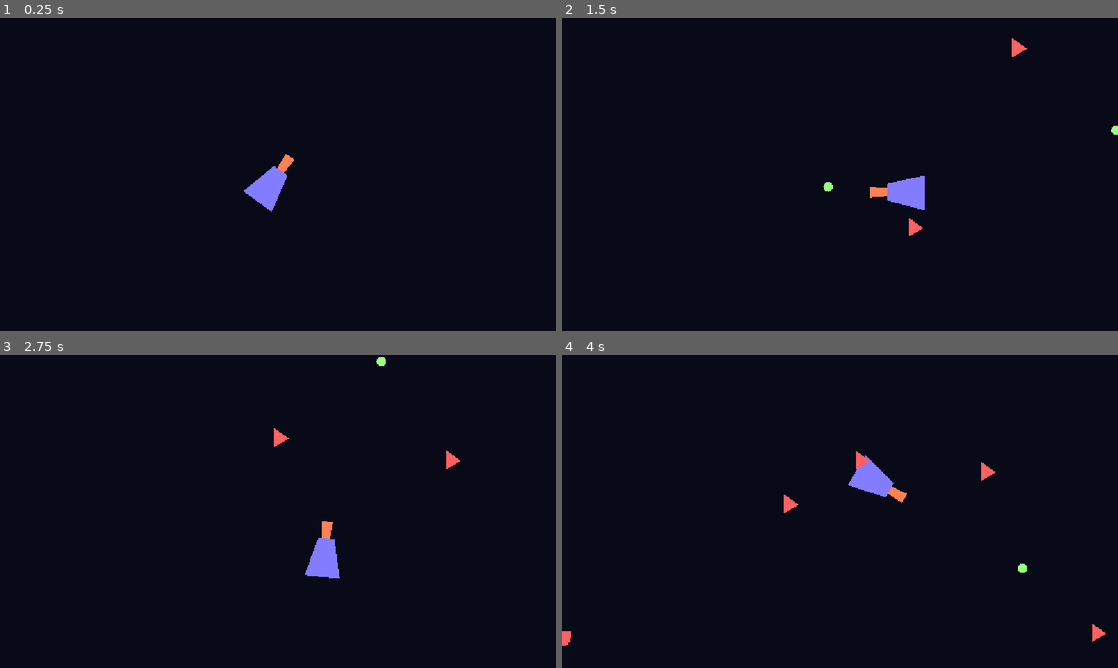
Above: before the commit, frames 1-4 (two rows, left to right).
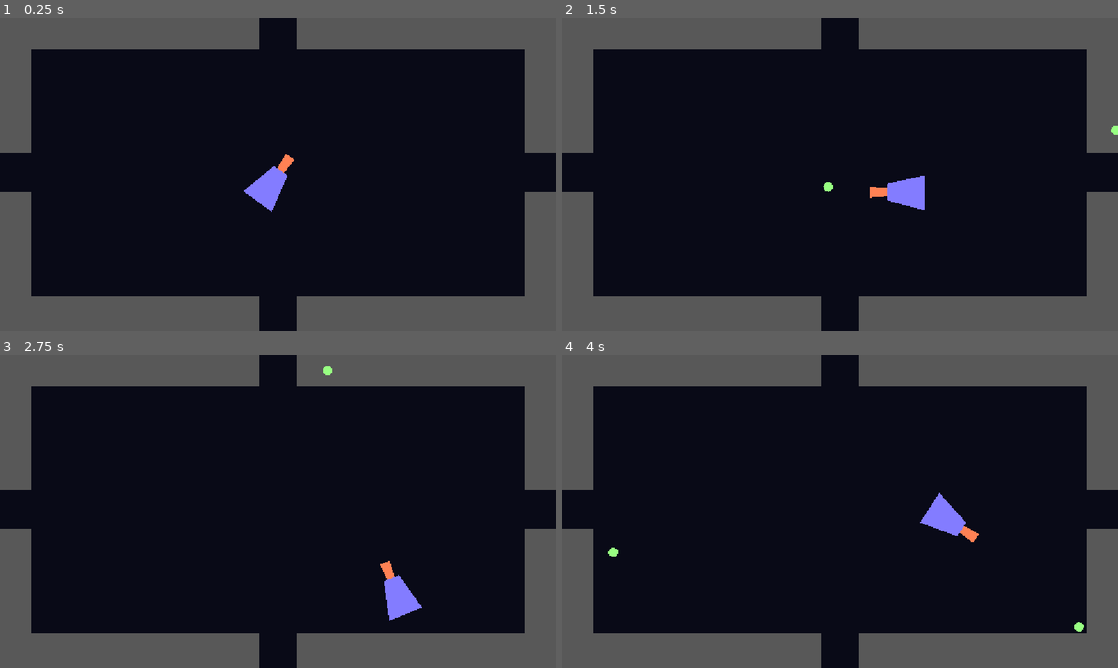
Above: after the commit, the same moments.

Repository: juansfierro/valentine-game-jam
Game: Godot game, scene res://scenes/game.tscn
Same seed, same stepped clock (60 frames per second), same inputs: the game is played once before the commit and once after it.
Inputs (mouse positions are in pixels of both pictures, inside the frame that each line leads up to):
- Up to frame 1 (0.25 s): no input
- Up to frame 2 (1.5 s): tap Enter at 0.5 s; move the mouse to (962, 158) at 0.52 s; hold D (right) 0.53-1.28 s; tap Space (shoot) at 0.6, 1.35 s; move the mouse to (728, 190) at 1.27 s; hold S (down) from 1.28 s (still down)
- Up to frame 3 (2.75 s): move the mouse to (333, 442) at 2.02 s; release S (down) at 2.03 s; hold D (right) from 2.03 s (still down); tap Space (shoot) at 2.1 s
- Up to frame 4 (4 s): move the mouse to (812, 574) at 2.77 s; release D (right) at 2.78 s; hold W (up) 2.78-3.53 s; tap Space (shoot) at 2.85, 3.6 s; move the mouse to (1006, 558) at 3.52 s; hold A (left) from 3.53 s (still down)

The runs differ from the first frame. In frame 1, 27% of the frame differs, in the area x 0-100%, y 0-100%; in frame 2, 27%; in frame 3, 29%; in frame 4, 29%.

Commit message:
Created room scene to add room transitions.

Diff:
--- a/project.godot
+++ b/project.godot
@@ -14,7 +14,7 @@
 
 [application]
 
-config/name="Top-Down Shooter"
+config/name="valentine-game-jam"
 run/main_scene="res://scenes/game.tscn"
 config/features=PackedStringArray("4.6", "Mobile")
 run/max_fps=144
--- /dev/null
+++ b/scenes/door.tscn
@@ -0,0 +1,5 @@
+[gd_scene format=3 uid="uid://f43dpnooicpm"]
+
+[node name="door" type="Area2D" unique_id=866548211]
+
+[node name="Marker2D" type="Marker2D" parent="." unique_id=728285033]
--- a/scenes/game.tscn
+++ b/scenes/game.tscn
@@ -2,24 +2,13 @@
 
 [ext_resource type="PackedScene" uid="uid://cwu3x5ciplkqh" path="res://scenes/player.tscn" id="1_wg05u"]
 [ext_resource type="Script" uid="uid://7pgxensf4ftc" path="res://scripts/game.gd" id="1_xrg4b"]
+[ext_resource type="PackedScene" uid="uid://2575ak0tme15" path="res://scenes/room.tscn" id="3_lnu2h"]
 
 [sub_resource type="Environment" id="Environment_amyqu"]
 background_mode = 3
 glow_enabled = true
 glow_blend_mode = 0
 glow_hdr_threshold = 0.77
-
-[sub_resource type="WorldBoundaryShape2D" id="WorldBoundaryShape2D_lonrp"]
-normal = Vector2(0, 1)
-
-[sub_resource type="WorldBoundaryShape2D" id="WorldBoundaryShape2D_yc7s2"]
-normal = Vector2(1, 0)
-
-[sub_resource type="WorldBoundaryShape2D" id="WorldBoundaryShape2D_j7b27"]
-normal = Vector2(-1, 0)
-
-[sub_resource type="WorldBoundaryShape2D" id="WorldBoundaryShape2D_iddry"]
-distance = -648.0
 
 [node name="Game" type="Node2D" unique_id=1533908711]
 script = ExtResource("1_xrg4b")
@@ -30,23 +19,16 @@
 [node name="Player" parent="." unique_id=2011689584 instance=ExtResource("1_wg05u")]
 position = Vector2(563, 342)
 
-[node name="Walls" type="StaticBody2D" parent="." unique_id=2108238989]
-
-[node name="Top" type="CollisionShape2D" parent="Walls" unique_id=974507553]
-shape = SubResource("WorldBoundaryShape2D_lonrp")
-
-[node name="Left" type="CollisionShape2D" parent="Walls" unique_id=75893480]
-shape = SubResource("WorldBoundaryShape2D_yc7s2")
-
-[node name="Right" type="CollisionShape2D" parent="Walls" unique_id=1881692030]
-position = Vector2(1151, 1)
-shape = SubResource("WorldBoundaryShape2D_j7b27")
-
-[node name="Bottom" type="CollisionShape2D" parent="Walls" unique_id=648122802]
-shape = SubResource("WorldBoundaryShape2D_iddry")
-
 [node name="Timer" type="Timer" parent="." unique_id=1663785519]
 wait_time = 0.5
 autostart = true
 
+[node name="room" parent="." unique_id=1061179097 instance=ExtResource("3_lnu2h")]
+
+[node name="room2" parent="." unique_id=1770513267 instance=ExtResource("3_lnu2h")]
+position = Vector2(1216, 0)
+
+[node name="room3" parent="." unique_id=1281480808 instance=ExtResource("3_lnu2h")]
+position = Vector2(0, -712)
+
 [connection signal="timeout" from="Timer" to="." method="_on_timer_timeout"]
--- /dev/null
+++ b/scenes/room.tscn
@@ -0,0 +1,136 @@
+[gd_scene format=3 uid="uid://2575ak0tme15"]
+
+[ext_resource type="PackedScene" uid="uid://f43dpnooicpm" path="res://scenes/door.tscn" id="1_36trf"]
+
+[sub_resource type="RectangleShape2D" id="RectangleShape2D_f1tnb"]
+size = Vector2(1024, 512)
+
+[sub_resource type="RectangleShape2D" id="RectangleShape2D_ffxv4"]
+size = Vector2(80, 48)
+
+[sub_resource type="RectangleShape2D" id="RectangleShape2D_85yof"]
+size = Vector2(80, 56)
+
+[sub_resource type="RectangleShape2D" id="RectangleShape2D_14vil"]
+size = Vector2(48, 80)
+
+[sub_resource type="RectangleShape2D" id="RectangleShape2D_jxe34"]
+size = Vector2(48, 80)
+
+[node name="room" type="Node2D" unique_id=1061179097]
+
+[node name="player_detector" type="Area2D" parent="." unique_id=1203455891]
+
+[node name="CollisionShape2D" type="CollisionShape2D" parent="player_detector" unique_id=1770700518]
+position = Vector2(576, 320)
+shape = SubResource("RectangleShape2D_f1tnb")
+
+[node name="walls" type="Area2D" parent="." unique_id=2062781458]
+
+[node name="top_left" type="CollisionPolygon2D" parent="walls" unique_id=397945751]
+polygon = PackedVector2Array(0, 0, 64, 64, 536, 64, 536, 0)
+
+[node name="Polygon2D" type="Polygon2D" parent="walls/top_left" unique_id=1724302987]
+color = Color(0.34781694, 0.34781697, 0.3478169, 1)
+polygon = PackedVector2Array(0, 0, 64, 64, 536, 64, 536, 0)
+
+[node name="leftside_top" type="CollisionPolygon2D" parent="walls" unique_id=1911100212]
+position = Vector2(-1.9073486e-06, 0.59999084)
+scale = Vector2(0.99999994, 1.0078125)
+polygon = PackedVector2Array(1.9073489e-06, 277.23413, 64.00001, 277.23413, 64.00001, 62.90854, 1.9073489e-06, -0.5953398)
+
+[node name="Polygon2D" type="Polygon2D" parent="walls/leftside_top" unique_id=1944739751]
+position = Vector2(1.9073489e-06, -0.5953398)
+scale = Vector2(1.0000001, 0.9922481)
+color = Color(0.34781694, 0.34781697, 0.3478169, 1)
+polygon = PackedVector2Array(0, 0, 64, 64, 64, 280, 0, 280)
+
+[node name="leftside_bottom" type="CollisionPolygon2D" parent="walls" unique_id=947851410]
+position = Vector2(0, 352)
+scale = Vector2(0.99999994, 1.0078125)
+polygon = PackedVector2Array(0, 293.70547, 64.00001, 222.26358, 64.00001, 7.9379883, 0, 7.9379883)
+
+[node name="Polygon2D" type="Polygon2D" parent="walls/leftside_bottom" unique_id=1513472675]
+position = Vector2(0, -349.27133)
+scale = Vector2(1.0000001, 0.9922481)
+color = Color(0.34781694, 0.34781697, 0.3478169, 1)
+polygon = PackedVector2Array(0, 648, 64, 576, 64, 360, 0, 360)
+
+[node name="rightside_top" type="CollisionPolygon2D" parent="walls" unique_id=799628074]
+position = Vector2(1088, 0)
+scale = Vector2(0.99999994, 1.0078125)
+polygon = PackedVector2Array(1.9073489e-06, 277.23413, 64.00001, 277.23413, 64, 0, 0, 63.50388)
+
+[node name="Polygon2D" type="Polygon2D" parent="walls/rightside_top" unique_id=1413123290]
+position = Vector2(0, -79.37985)
+scale = Vector2(1.0000001, 0.9922481)
+color = Color(0.34781694, 0.34781697, 0.3478169, 1)
+polygon = PackedVector2Array(0, 144, 64, 80.00001, 64, 360, 0, 360)
+
+[node name="rightside_bottom" type="CollisionPolygon2D" parent="walls" unique_id=137741556]
+position = Vector2(1088, 352.00003)
+scale = Vector2(0.99999994, 1.0078125)
+polygon = PackedVector2Array(0, 222.26355, 64, 293.70544, 64.00001, 7.9379883, 0, 7.9379883)
+
+[node name="Polygon2D" type="Polygon2D" parent="walls/rightside_bottom" unique_id=766779896]
+position = Vector2(0, -428.6512)
+scale = Vector2(1.0000001, 0.9922481)
+color = Color(0.34781694, 0.34781697, 0.3478169, 1)
+polygon = PackedVector2Array(0, 656, 64, 728, 64, 440.00003, 0, 440.00003)
+
+[node name="top_right" type="CollisionPolygon2D" parent="walls" unique_id=1584379158]
+position = Vector2(615.85, -1.9073486e-06)
+scale = Vector2(0.9990672, 0.99999994)
+polygon = PackedVector2Array(0, 0, 0.15014648, 64.00001, 472.59088, 64.00001, 536, 0)
+
+[node name="Polygon2D" type="Polygon2D" parent="walls/top_right" unique_id=908546021]
+position = Vector2(0.15014648, -440.00003)
+scale = Vector2(1.0009336, 1.0000001)
+color = Color(0.34781694, 0.34781697, 0.3478169, 1)
+polygon = PackedVector2Array(0, 504, 472.00006, 504, 536.00006, 440, 0, 440.00003)
+
+[node name="bottom_left" type="CollisionPolygon2D" parent="walls" unique_id=1256324450]
+position = Vector2(0.80000305, 579.2)
+polygon = PackedVector2Array(63.199997, -3.2000122, -0.80000305, 68.79999, 535.2, 68.79999, 535.2, -3.2000122)
+
+[node name="Polygon2D" type="Polygon2D" parent="walls/bottom_left" unique_id=590595952]
+position = Vector2(-0.7999878, -443.2)
+scale = Vector2(0.99999994, 1)
+color = Color(0.34781694, 0.34781697, 0.3478169, 1)
+polygon = PackedVector2Array(-1.525879e-05, 512, 536.00006, 512, 536.00006, 440, 63.999992, 440)
+
+[node name="bottom_right" type="CollisionPolygon2D" parent="walls" unique_id=1844644392]
+position = Vector2(616.64996, 579.2)
+scale = Vector2(0.9990672, 0.99999994)
+polygon = PackedVector2Array(-0.65057373, -3.2000122, -0.65057373, 68.79999, 535.84985, 68.79999, 471.79016, -3.2000122)
+
+[node name="Polygon2D" type="Polygon2D" parent="walls/bottom_right" unique_id=2031869127]
+position = Vector2(-617.2257, -443.20007)
+scale = Vector2(1.0009335, 1.0000001)
+color = Color(0.34781694, 0.34781697, 0.3478169, 1)
+polygon = PackedVector2Array(1152.0002, 512, 616.0001, 512, 616.0001, 440.00003, 1088.0002, 440.00003)
+
+[node name="door_top" parent="." unique_id=866548211 instance=ExtResource("1_36trf")]
+
+[node name="CollisionShape2D" type="CollisionShape2D" parent="door_top" unique_id=2124573262]
+position = Vector2(576, 24)
+shape = SubResource("RectangleShape2D_ffxv4")
+
+[node name="door_bottom" parent="." unique_id=1424390965 instance=ExtResource("1_36trf")]
+position = Vector2(576, 616)
+
+[node name="CollisionShape2D" type="CollisionShape2D" parent="door_bottom" unique_id=1638794214]
+position = Vector2(0, 4)
+shape = SubResource("RectangleShape2D_85yof")
+
+[node name="door_left" parent="." unique_id=1685792906 instance=ExtResource("1_36trf")]
+position = Vector2(24, 320)
+
+[node name="CollisionShape2D" type="CollisionShape2D" parent="door_left" unique_id=1648907614]
+shape = SubResource("RectangleShape2D_14vil")
+
+[node name="door_right" parent="." unique_id=942738038 instance=ExtResource("1_36trf")]
+position = Vector2(1128, 320)
+
+[node name="CollisionShape2D" type="CollisionShape2D" parent="door_right" unique_id=353422553]
+shape = SubResource("RectangleShape2D_jxe34")
--- a/scripts/game.gd
+++ b/scripts/game.gd
@@ -3,14 +3,14 @@
 var enemy_scene = preload("res://scenes/enemy.tscn")
 
 @onready var player = $Player
-
-func _on_timer_timeout() -> void:
-	var enemy = enemy_scene.instantiate()
-
-	enemy.global_position = player.global_position
-
-	while enemy.global_position.distance_squared_to(player.global_position) < 10000:
-		enemy.global_position.x = randi_range(0, get_viewport_rect().size.x)
-		enemy.global_position.y = randi_range(0, get_viewport_rect().size.y)
-
-	add_child(enemy)
+#
+#func _on_timer_timeout() -> void:
+	#var enemy = enemy_scene.instantiate()
+	#
+	#enemy.global_position = player.global_position
+#
+	#while enemy.global_position.distance_squared_to(player.global_position) < 10000:
+		#enemy.global_position.x = randi_range(0, get_viewport_rect().size.x)
+		#enemy.global_position.y = randi_range(0, get_viewport_rect().size.y)
+#
+	#add_child(enemy)
Renamed: alive_class.gd -> scripts/alive_class.gd
Renamed: alive_class.gd.uid -> scripts/alive_class.gd.uid
